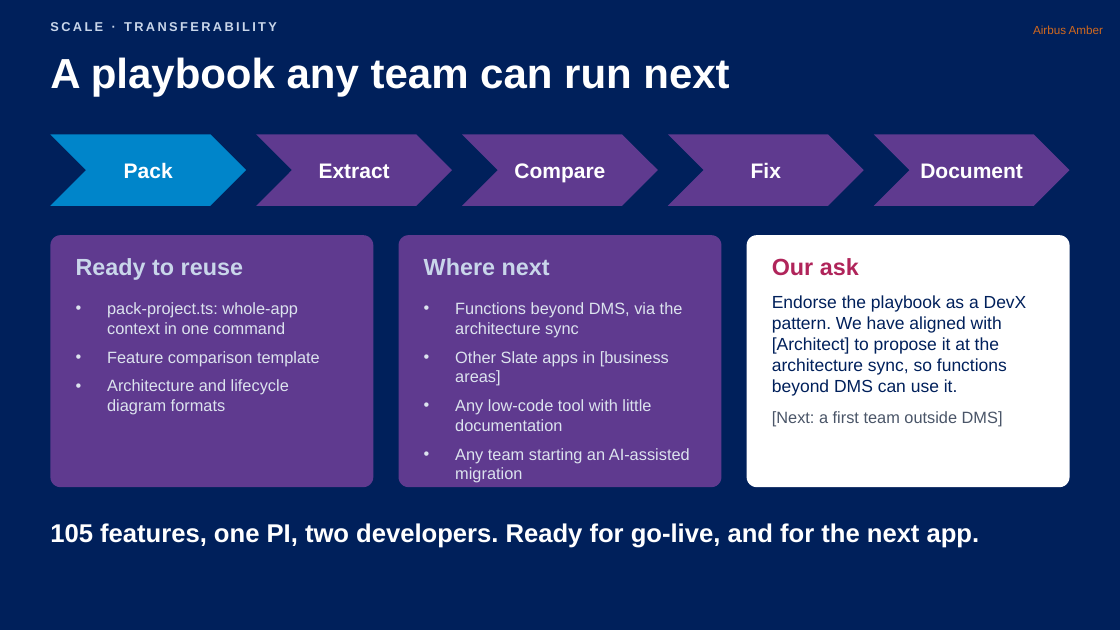
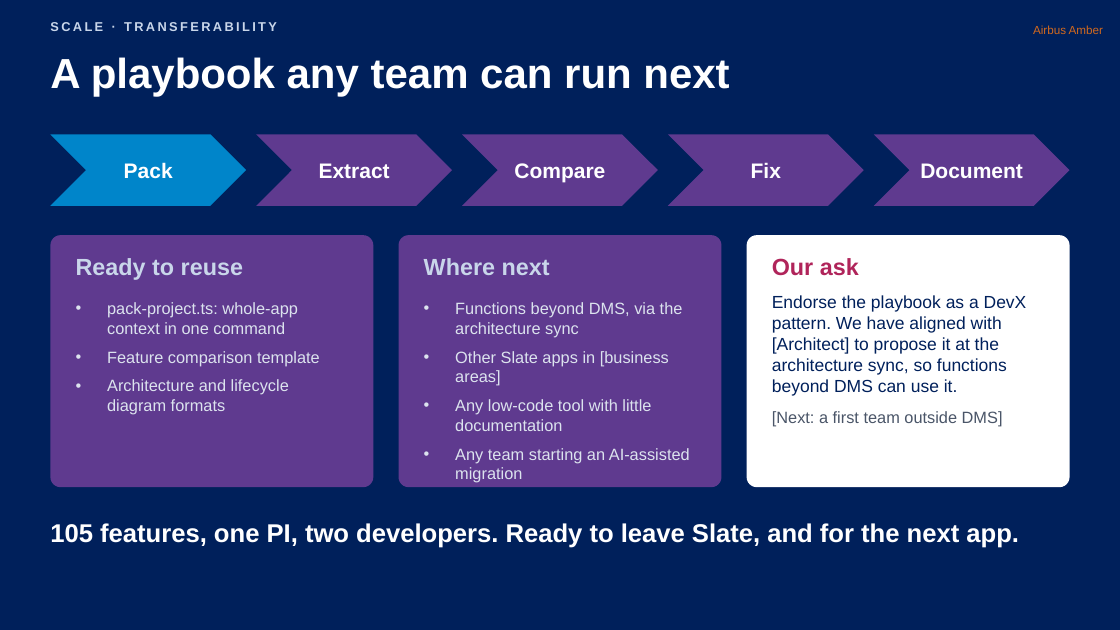
Before and after one commit to nithinram97/archify, a slide deck: slide 8 of erm-migration/docs/ERM-Migration-Jury-Pitch-v2.pptx. Drawn at 1120x630 pixels with LibreOffice and Linux fonts; fonts in the diff are those of the drawing. Boxes give left, top, right and bottom in pixels: in the first picture for what was removed or moved away, otherwise in the second. Text is boxed around its words. In the diff, an @@ line names an element or a change of style, - is before the commit and + after.

```diff
--- a/erm-migration/docs/ERM-Migration-Jury-Pitch-v2.pptx
+++ b/erm-migration/docs/ERM-Migration-Jury-Pitch-v2.pptx
@@ text at box(50, 523, 1019, 548): text changed @@
-105 features, one PI, two developers. Ready for go-live, and for the next app.
+105 features, one PI, two developers. Ready to leave Slate, and for the next app.
```
Also in this commit, not shown: 2 other files.
